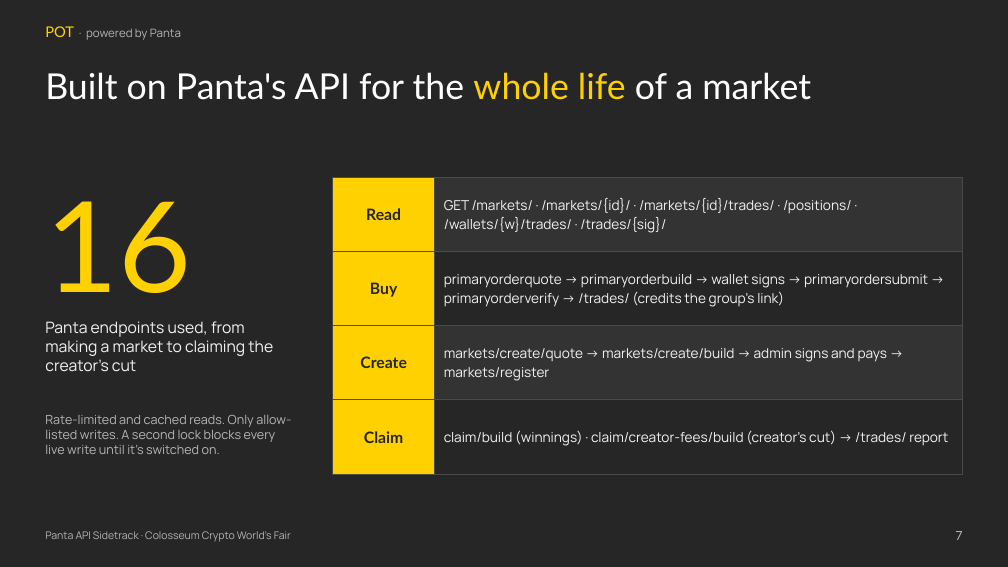
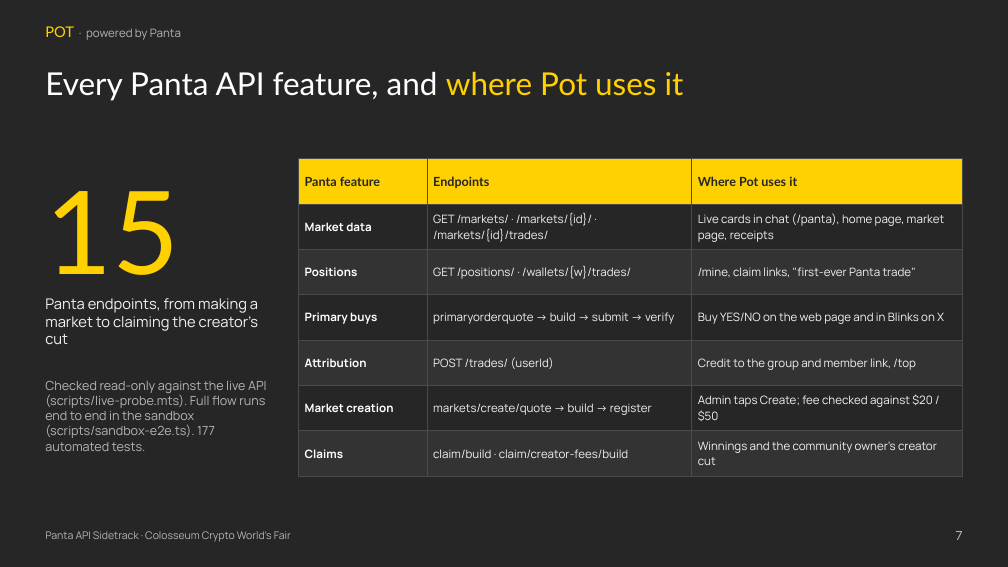
Before and after one commit to Baheet18/pot, a slide deck: slide 7 of submission/pot-pitch-deck.pptx. Drawn at 1008x567 pixels with LibreOffice and Linux fonts; fonts in the diff are those of the drawing. Boxes give left, top, right and bottom in pixels: in the first picture for what was removed or moved away, otherwise in the second. Text is boxed around its words. In the diff, an @@ line names an element or a change of style, - is before the commit and + after.

```diff
--- a/submission/pot-pitch-deck.pptx
+++ b/submission/pot-pitch-deck.pptx
@@ text at <box>45,72,684,101</box>: text changed; size 34 to 30 pt @@
-Built on Panta's API for the whole life of a market
+Every Panta API feature, and where Pot uses it
@@ table at <box>299,159,963,469</box> @@
-Read | GET /markets/ · /markets/{id}/ · /markets/{id}/trades/ · /positions/ · /wallets/{w}/trades/ · /trades/{sig}/
-Buy | primaryorderquote → primaryorderbuild → wallet signs → primaryordersubmit → primaryorderverify → /trades/ (credits the group's link)
-Create | markets/create/quote → markets/create/build → admin signs and pays → markets/register
-Claim | claim/build (winnings) · claim/creator-fees/build (creator's cut) → /trades/ report
+Panta feature | Endpoints | Where Pot uses it
+Market data | GET /markets/ · /markets/{id}/ · /markets/{id}/trades/ | Live cards in chat (/panta), home page, market page, receipts
+Positions | GET /positions/ · /wallets/{w}/trades/ | /mine, claim links, "first-ever Panta trade"
+Primary buys | primaryorderquote → build → submit → verify | Buy YES/NO on the web page and in Blinks on X
+Attribution | POST /trades/ (userId) | Credit to the group and member link, /top
+Market creation | markets/create/quote → build → register | Admin taps Create; fee checked against $20 / $50
+Claims | claim/build · claim/creator-fees/build | Winnings and the community owner's creator cut
@@ table: place and size @@
-table at <box>333,178,963,450</box>
+table at <box>299,159,963,469</box>
@@ text at <box>45,191,179,275</box>: text changed; size 120 to 110 pt @@
-16
+15
@@ text at <box>45,298,258,344</box>: text changed; size 15 to 14 pt @@
-Panta endpoints used, from making a market to claiming the creator's cut
+Panta endpoints, from making a market to claiming the creator's cut
@@ text at <box>45,381,266,451</box>: text changed @@
-Rate-limited and cached reads. Only allow-listed writes. A second lock blocks every live write until it's switched on.
+Checked read-only against the live API (scripts/live-probe.mts). Full flow runs end to end in the sandbox (scripts/sandbox-e2e.ts). 177 automated tests.
```
Also in this commit, not shown: 4 other slides changed, 8 other files.
